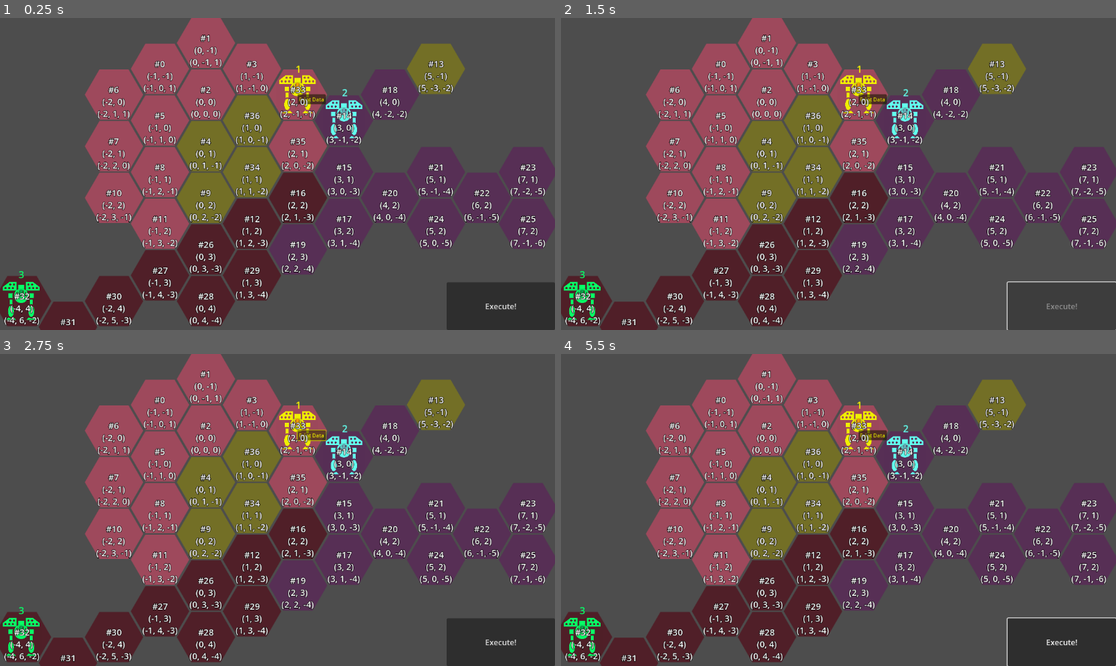
Above: before the commit, frames 1-4 (two rows, left to right).
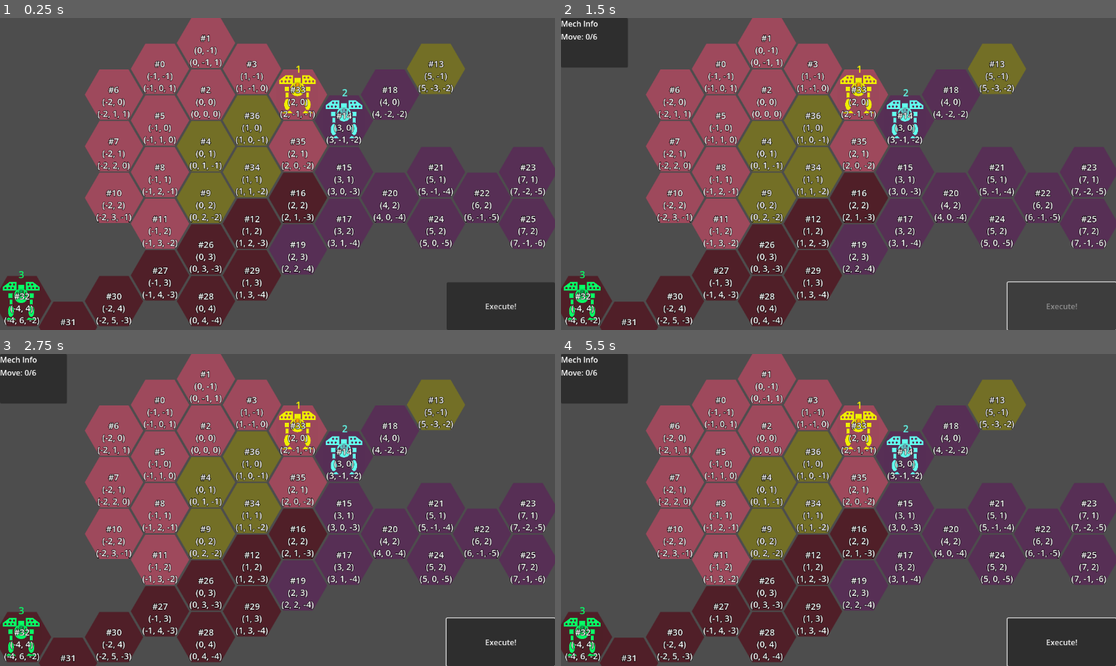
Above: after the commit, the same moments.

Repository: ArokhSlade/confetticore
Game: Godot game, scene res://game.tscn
Two runs of this game, one before a commit and one after it. Both use one fixed random seed, a clock stepped at 60 frames per second and the inputs below.
Inputs (mouse positions are in pixels of both pictures, inside the frame that each line leads up to):
- Up to frame 1 (0.25 s): no input
- Up to frame 2 (1.5 s): click (871, 99) at 0.5 s, where only the run before the commit has a clickable "Print Data"; click "Execute!" at 1.25 s
- Up to frame 3 (2.75 s): click (310, 435) at 2 s, where only the run before the commit has a clickable "Print Data"
- Up to frame 4 (5.5 s): click "Execute!" at 2.75 s; click (871, 435) at 3.5 s, where only the run before the commit has a clickable "Print Data"; click "Execute!" at 4.25 s; tap Enter at 5 s; move the mouse to (960, 494) at 5.02 s; click (960, 494) at 5.17 s

The runs differ from the first frame. In frame 1, 0.1% of the frame differs, in the area x 53-59%, y 24-28%; in frame 2, 2.0%; in frame 3, 2.2%, in the area x 0-100%, y 0-100%; in frame 4, 2.0%.

Commit message:
removed temporary debug script and node in level

Diff:
--- a/level/level.tscn
+++ b/level/level.tscn
@@ -6,7 +6,6 @@
 [ext_resource type="PackedScene" uid="uid://30ubfbepehwu" path="res://mech/mech.tscn" id="3_oi3di"]
 [ext_resource type="PackedScene" uid="uid://unqo5f8jesjm" path="res://level/mechs.tscn" id="4_1ainy"]
 [ext_resource type="PackedScene" uid="uid://c36lqqsnbslbl" path="res://pilot/pilot.tscn" id="5_f2txt"]
-[ext_resource type="Script" uid="uid://dms0vr01nyw28" path="res://debug/debug_button.gd" id="7_ivpvi"]
 
 [sub_resource type="TileSetAtlasSource" id="TileSetAtlasSource_8yx6j"]
 texture = ExtResource("1_vonw3")
@@ -76,12 +75,6 @@
 horizontal_alignment = 1
 vertical_alignment = 1
 
-[node name="DEBUGButton" type="Button" parent="Mechs/Mech"]
-offset_right = 8.0
-offset_bottom = 8.0
-text = "Print Data"
-script = ExtResource("7_ivpvi")
-
 [node name="Mech2" parent="Mechs" node_paths=PackedStringArray("pilot") instance=ExtResource("3_oi3di")]
 modulate = Color(0.384608, 1, 0.93165, 1)
 position = Vector2(523, 157)
@@ -129,5 +122,4 @@
 [node name="MechStepTimer" type="Timer" parent="."]
 
 [connection signal="finished_moving_all" from="Mechs" to="." method="_on_mechs_finished_moving_all"]
-[connection signal="pressed" from="Mechs/Mech/DEBUGButton" to="Mechs/Mech/DEBUGButton" method="_on_pressed"]
 [connection signal="timeout" from="MechStepTimer" to="Mechs" method="_on_mech_step_timer_timeout"]
Not shown: 1 places in level/level.tscn that only renumber resources
